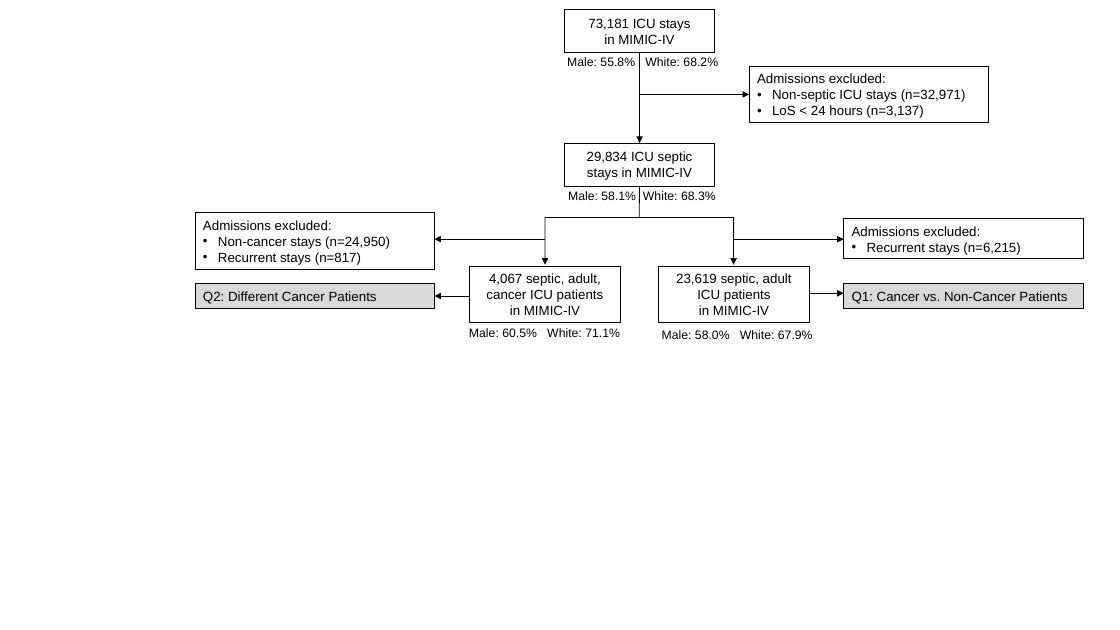
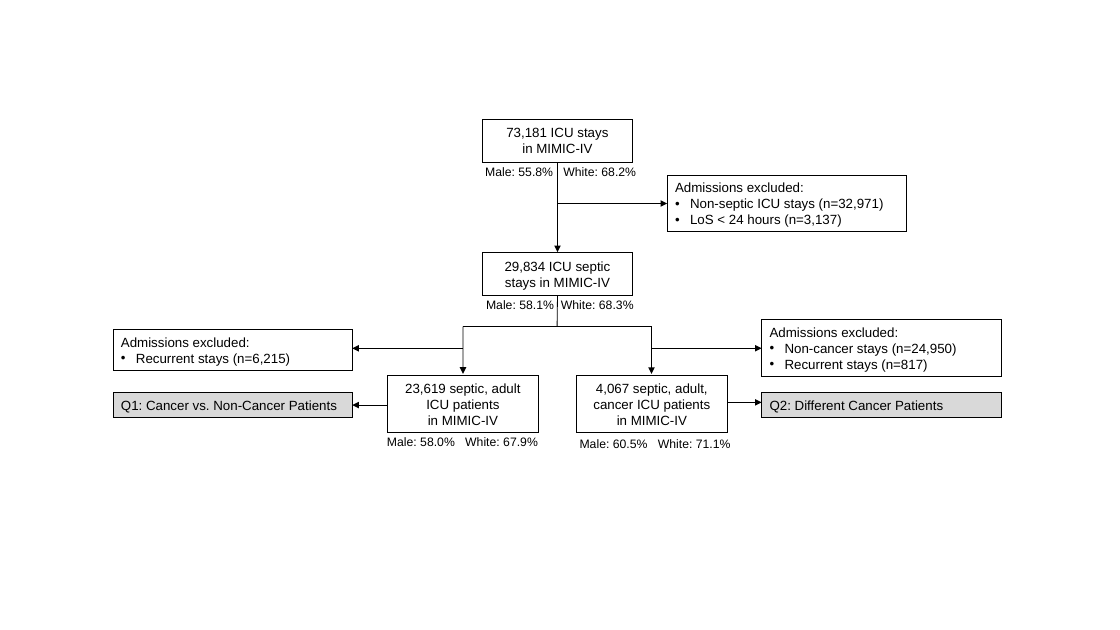
Before and after one commit to joamats/mit-tmle-cancer, a slide deck: slide 2 of results/fig1/flow_chart.pptx. Drawn at 1120x630 pixels with LibreOffice and Linux fonts; fonts in the diff are those of the drawing. Boxes give left, top, right and bottom in pixels: in the first picture for what was removed or moved away, otherwise in the second. Text is boxed around its words. In the diff, an @@ line names an element or a change of style, - is before the commit and + after.

```diff
--- a/results/fig1/flow_chart.pptx
+++ b/results/fig1/flow_chart.pptx
@@ 5 arrows, 4 rectangles, 2 texts, 2 lines: place and size @@
-5 arrows, 4 rectangles, 2 texts, 2 lines at [434, 10, 988, 323]
+5 arrows, 4 rectangles, 2 texts, 2 lines at [352, 119, 906, 432]
@@ rectangle "Admissions excluded:": place and size @@
-rectangle "Admissions excluded:" at [843, 218, 1082, 258]
+rectangle "Admissions excluded:" at [762, 319, 1001, 376]
@@ rectangle "Admissions excluded:": place and size @@
-rectangle "Admissions excluded:" at [195, 213, 434, 270]
+rectangle "Admissions excluded:" at [113, 330, 352, 370]
@@ text in rectangle at [136, 353, 290, 366]: text changed @@
-• Non-cancer stays (n=24,950)
-• Recurrent stays (n=817)
+• Recurrent stays (n=6,215)
@@ text in rectangle at [785, 343, 957, 372]: text changed @@
-• Recurrent stays (n=6,215)
+• Non-cancer stays (n=24,950)
+• Recurrent stays (n=817)
@@ text in rectangle at [405, 383, 521, 425]: text changed @@
-4,067 septic, adult, cancer ICU patients
-in MIMIC-IV
+23,619 septic, adult ICU patients
+in MIMIC-IV
@@ text in rectangle at [593, 383, 711, 425]: text changed @@
-23,619 septic, adult ICU patients
-in MIMIC-IV
+4,067 septic, adult, cancer ICU patients
+in MIMIC-IV
@@ rectangle "Q1: Cancer vs. Non-Cancer Patients": place and size @@
-rectangle "Q1: Cancer vs. Non-Cancer Patients" at [843, 284, 1082, 308]
+rectangle "Q1: Cancer vs. Non-Cancer Patients" at [113, 393, 352, 417]
@@ 3 arrows, 1 rectangle, 1 line: place and size @@
-3 arrows, 1 rectangle, 1 line at [470, 218, 843, 323]
+3 arrows, 1 rectangle, 1 line at [387, 326, 762, 432]
@@ rectangle "Q2: Different Cancer Patients": place and size @@
-rectangle "Q2: Different Cancer Patients" at [195, 284, 434, 308]
+rectangle "Q2: Different Cancer Patients" at [762, 393, 1001, 417]
@@ text "Male: 58.0% White: 67.9%": place and size @@
-text "Male: 58.0% White: 67.9%" at [662, 330, 813, 339]
+text "Male: 58.0% White: 67.9%" at [387, 437, 538, 446]
@@ text "Male: 60.5% White: 71.1%": place and size @@
-text "Male: 60.5% White: 71.1%" at [469, 328, 620, 337]
+text "Male: 60.5% White: 71.1%" at [580, 439, 731, 448]
```
Also in this commit, not shown: 1 other slide changed, 4 other files.
